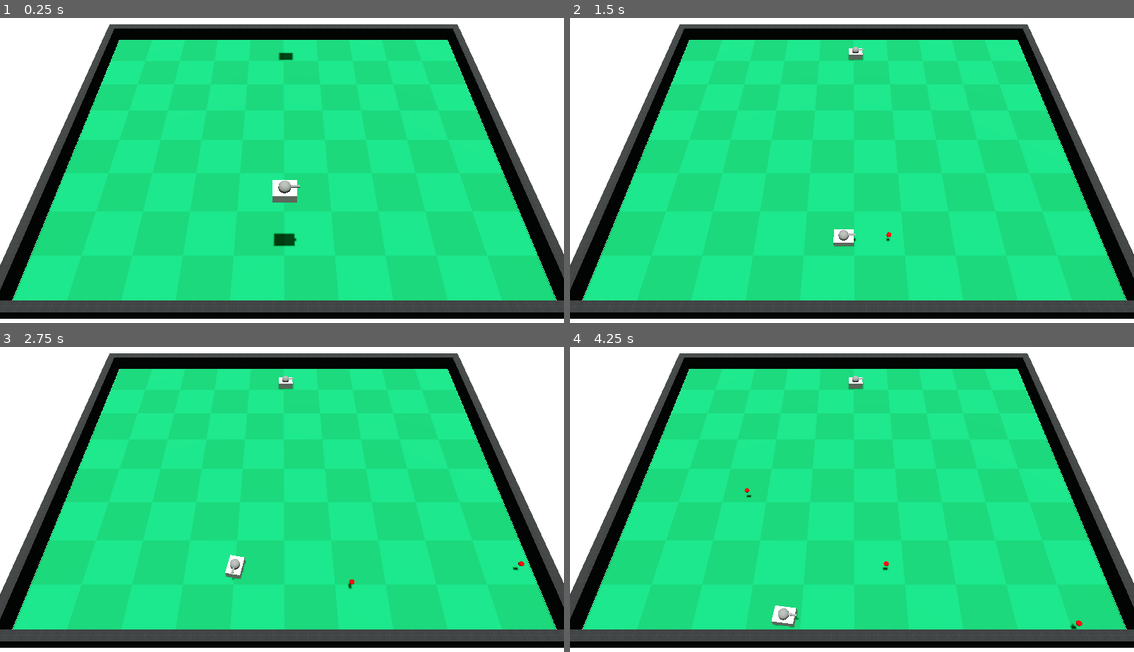
Above: before the commit, frames 1-4 (two rows, left to right).
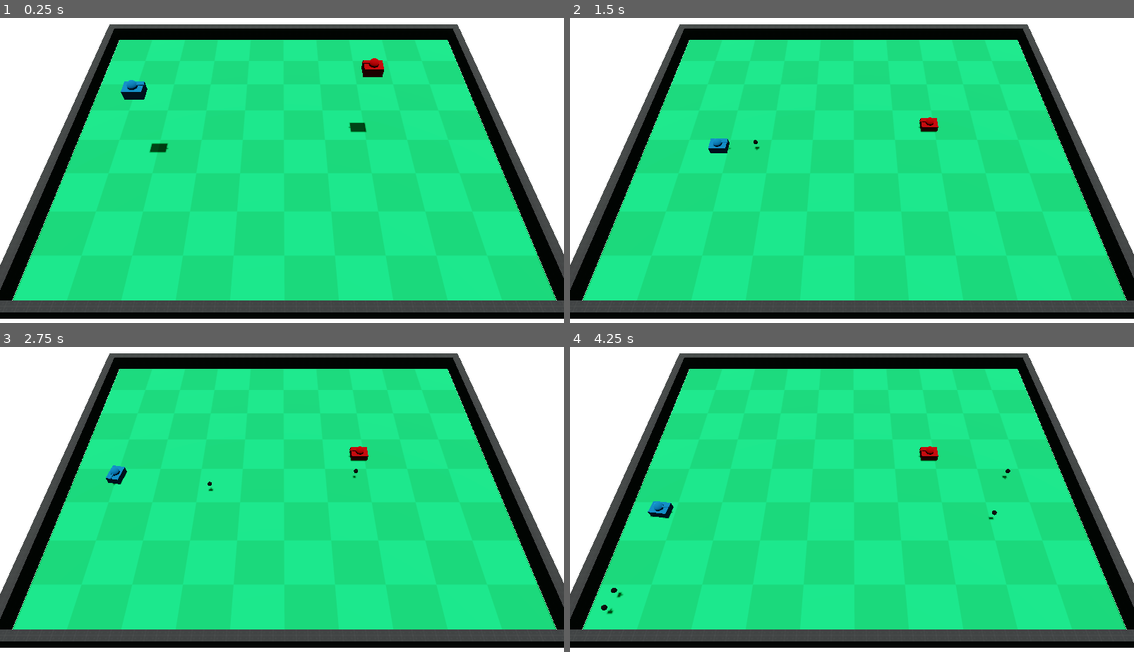
Above: after the commit, the same moments.

Repository: MrBocch/godot_tanks
Game: Godot game, scene res://scenes/levels/base.tscn
The game is run twice, just before and just after one commit, with the same random seed, the same clock (stepped at 60 frames per second) and the same inputs. The engine's default icon, where the game draws it, is replaced by a stand-in: a white triangle on a blue panel in a dark square.
Inputs:
- Up to frame 1 (0.25 s): no input
- Up to frame 2 (1.5 s): hold D (ui_right) 0.53-1.28 s; tap Space (fire) at 0.6, 1.35 s; hold S (ui_down) from 1.28 s (still down)
- Up to frame 3 (2.75 s): release S (ui_down) at 2.03 s; hold D (ui_right) from 2.03 s (still down); tap Space (fire) at 2.1 s
- Up to frame 4 (4.25 s): release D (ui_right) at 2.78 s; hold W (ui_up) 2.78-3.53 s; tap Space (fire) at 2.85, 3.6 s; hold A (ui_left) from 3.53 s (still down)

The runs differ from the first frame. In frame 1, 1.2% of the frame differs, in the area x 21-69%, y 11-75%; in frame 2, 0.7%; in frame 3, 0.7%; in frame 4, 0.9%.

Commit message:
cool material overried update, love how it is all thrue the node inspecter

Diff:
--- a/scenes/bullet/bullet.tscn
+++ b/scenes/bullet/bullet.tscn
@@ -3,7 +3,7 @@
 [ext_resource type="Script" path="res://scenes/bullet/bullet.gd" id="1_aq4fj"]
 
 [sub_resource type="StandardMaterial3D" id="StandardMaterial3D_088wn"]
-albedo_color = Color(1, 0, 0, 1)
+albedo_color = Color(0, 0, 0, 1)
 
 [sub_resource type="SphereMesh" id="SphereMesh_xsxrb"]
 radius = 0.25
--- a/scenes/levels/base.tscn
+++ b/scenes/levels/base.tscn
@@ -80,10 +80,11 @@
 fov = 45.9
 
 [node name="tank" parent="." instance=ExtResource("5_o2jv7")]
-transform = Transform3D(-1, 3.48787e-16, -8.74228e-08, 3.48787e-16, 1, -3.48787e-16, 8.74228e-08, -3.48787e-16, -1, 13.285, 8.89224, 0)
+transform = Transform3D(-1, 3.48787e-16, -8.74228e-08, 3.48787e-16, 1, -3.48787e-16, 8.74228e-08, -3.48787e-16, -1, 1.285, 8.89224, 14.975)
+color = "blue"
 
 [node name="tank2" parent="." instance=ExtResource("5_o2jv7")]
-transform = Transform3D(-1, 3.48787e-16, -8.74228e-08, 3.48787e-16, 1, -3.48787e-16, 8.74228e-08, -3.48787e-16, -1, -16.0785, 8.89224, -0.293398)
+transform = Transform3D(1, -3.48787e-16, 1.74846e-07, 3.48787e-16, 1, -3.48787e-16, -1.74846e-07, 3.48787e-16, 1, -2.0785, 8.89224, -9.2934)
 turn_right = "ui_right2"
 turn_left = "ui_left2"
 forward = "ui_up2"
--- /dev/null
+++ b/scenes/tank/blue.tres
@@ -0,0 +1,5 @@
+[gd_resource type="StandardMaterial3D" format=3 uid="uid://dlixefavlsmn1"]
+
+[resource]
+albedo_color = Color(0.168627, 0.658824, 0.956863, 1)
+metallic = 0.81
--- a/scenes/tank/character_tank.gd
+++ b/scenes/tank/character_tank.gd
@@ -10,6 +10,21 @@
 @export var backward = "ui_down"
 @export var fire = "fire"
 
+@onready var materials = {
+	"red": load("res://scenes/tank/red.tres"),
+	"blue": load("res://scenes/tank/blue.tres"),
+	"grey": load("res://scenes/tank/grey.tres"),
+	"green": load("res://scenes/tank/green.tres")
+}
+@onready var meshes = {
+	"body": $body,
+	"head": $head,
+	"barrel": $head/barrel
+}
+@export_group("color")
+@export_enum("red", "green", "blue", "grey") var color: String
+
+
 const SPEED = 7.0
 const TURN_RADIUS = 2.5
 
@@ -19,9 +34,11 @@
 var bullet
 func _ready():
 	bullet = preload("res://scenes/bullet/bullet.tscn")
+	meshes["body"].set_material_override(materials[color])
+	meshes["head"].set_material_override(materials[color])
+	meshes["barrel"].set_material_override(materials[color])
 
 func _physics_process(delta):
-
 
 	# tanks cant jump
 	if not is_on_floor():
--- /dev/null
+++ b/scenes/tank/green.tres
@@ -0,0 +1,8 @@
+[gd_resource type="StandardMaterial3D" load_steps=2 format=3 uid="uid://gxuwjsjyuq7l"]
+
+[ext_resource type="Texture2D" uid="uid://5058n30hedpg" path="res://icon.svg" id="1_3aacl"]
+
+[resource]
+albedo_color = Color(0.266667, 0.603922, 0.262745, 1)
+albedo_texture = ExtResource("1_3aacl")
+metallic = 0.81
--- /dev/null
+++ b/scenes/tank/grey.tres
@@ -0,0 +1,5 @@
+[gd_resource type="StandardMaterial3D" format=3 uid="uid://cnkk5j3gcbno3"]
+
+[resource]
+albedo_color = Color(0.364711, 0.364711, 0.364711, 1)
+metallic = 0.81
--- /dev/null
+++ b/scenes/tank/red.tres
@@ -0,0 +1,5 @@
+[gd_resource type="StandardMaterial3D" format=3 uid="uid://bxdm6f6k4m86p"]
+
+[resource]
+albedo_color = Color(0.956863, 0.117647, 0.137255, 1)
+metallic = 0.81
--- a/scenes/tank/tank.gd
+++ /dev/null
@@ -1,67 +0,0 @@
-extends Node3D
-
-@export var SPEED = 12.0
-@export var TURN_RADIUS = deg_to_rad(2.0)
-
-@onready var root = get_tree().get_root()
-@onready var barrel_location = $barrel
-@onready var timer = $cooldown
-
-var can_shoot = true
-var bullets = 4
-
-var bullet
-
-# Called when the node enters the scene tree for the first time.
-
-func _ready():
-	bullet = preload("res://scenes/bullet/bullet.tscn")
-
-
-# Called every frame. 'delta' is the elapsed time since the previous frame.
-func _process(delta):
-	# also have to multiply by delta correct?
-	if Input.is_action_pressed("ui_left"):
-		self.rotation.y += TURN_RADIUS
-	elif Input.is_action_pressed("ui_right"):
-		self.rotation.y -= TURN_RADIUS
-
-	# trigonometry is my friend
-	if Input.is_action_pressed("ui_up"):
-		self.position.x += sin(self.rotation.y) * SPEED * delta
-		self.position.z += cos(self.rotation.y) * SPEED * delta
-
-	if Input.is_action_pressed("ui_down"):
-		self.position.x -= sin(self.rotation.y) * SPEED * delta
-		self.position.z -= cos(self.rotation.y) * SPEED * delta
-
-
-	# add count down, not let people shoot tomuch
-	if Input.is_action_just_pressed("fire") and can_shoot and bullets:
-		bullets -= 1
-		if bullets == 0:
-			timer.start()
-
-		var bullet_instance = bullet.instantiate()
-		bullet_instance.rotation.y = self.rotation.y
-		bullet_instance.position.y = 1.249
-
-		bullet_instance.position.x = self.position.x
-		bullet_instance.position.z = self.position.z
-
-		root.add_child(bullet_instance)
-
-
-
-
-# were is the gun located?, pointing to?
-func gun_point():
-	# x = 0
-	# y = 1.249 + (radius of bullet)/2?
-	# z = 1.243
-	pass
-
-
-func _on_timer_timeout():
-	can_shoot = true
-	bullets = 4
--- a/scenes/tank/tank.tscn
+++ b/scenes/tank/tank.tscn
@@ -1,11 +1,9 @@
-[gd_scene load_steps=7 format=3 uid="uid://crmy8lvhyrbpc"]
+[gd_scene load_steps=6 format=3 uid="uid://crmy8lvhyrbpc"]
 
 [ext_resource type="Script" path="res://scenes/tank/character_tank.gd" id="1_wuwr5"]
 
 [sub_resource type="BoxMesh" id="BoxMesh_pi72b"]
 size = Vector3(1.5, 1, 2)
-
-[sub_resource type="StandardMaterial3D" id="StandardMaterial3D_4ajug"]
 
 [sub_resource type="CapsuleMesh" id="CapsuleMesh_unthx"]
 height = 1.25
@@ -21,11 +19,11 @@
 [node name="tank" type="CharacterBody3D"]
 transform = Transform3D(1, -3.48787e-16, 3.48787e-16, 3.48787e-16, 1, -3.48787e-16, -3.48787e-16, 3.48787e-16, 1, 0, 0, 0)
 script = ExtResource("1_wuwr5")
+color = "red"
 
 [node name="body" type="MeshInstance3D" parent="."]
 transform = Transform3D(1, 0, 0, 0, 1, 0, 0, 0, 1, 2.08165e-12, 0.5, 2.08165e-12)
 mesh = SubResource("BoxMesh_pi72b")
-surface_material_override/0 = SubResource("StandardMaterial3D_4ajug")
 
 [node name="head" type="MeshInstance3D" parent="."]
 transform = Transform3D(1, 0, 0, 0, 1, 0, 0, 0, 1, 0, 1.05259, -0.0157149)
Not shown, changed: thoughts.txt
